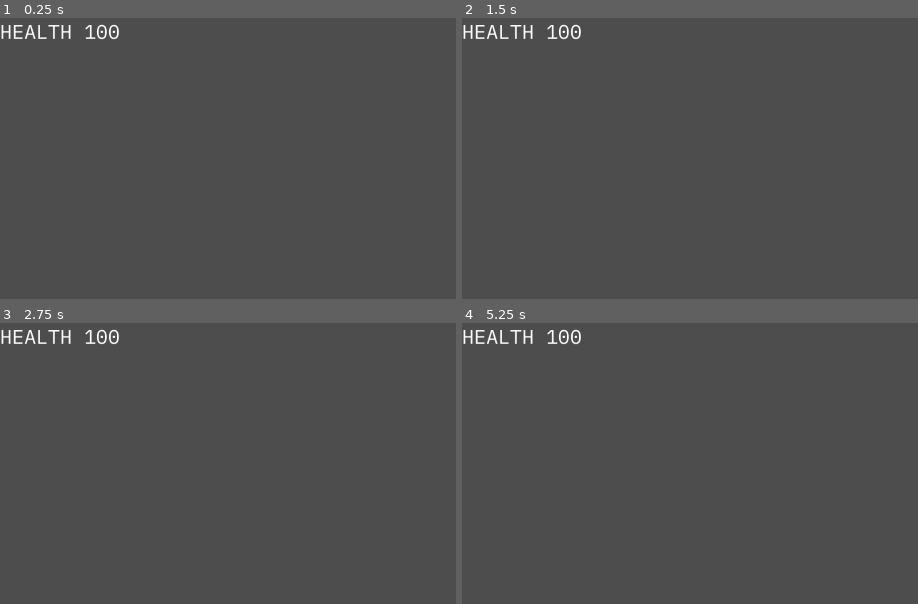
Above: before the commit, frames 1-4 (two rows, left to right).
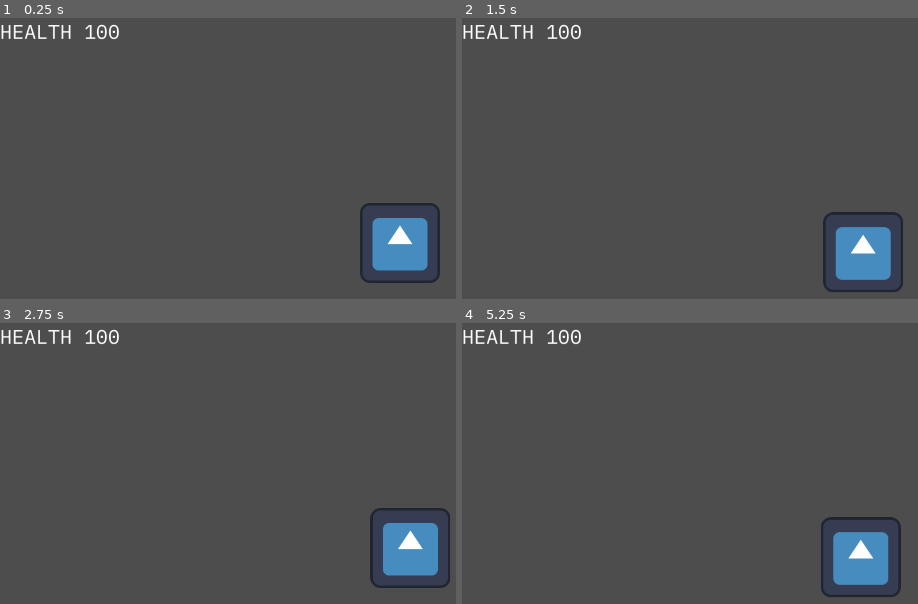
Above: after the commit, the same moments.

Repository: kevinfiddick/kill-switch
Game: Godot game, scene res://Main.tscn
Same seed, same stepped clock (60 frames per second), same inputs: the game is played once before the commit and once after it. Before the commit the project starts from res://HUD.tscn. The engine's default icon, where the game draws it, is replaced by a stand-in: a white triangle on a blue panel in a dark square.
Inputs:
- Up to frame 1 (0.25 s): no input
- Up to frame 2 (1.5 s): tap Enter at 0.5 s; hold D (Right) 0.53-1.28 s; tap Space at 1.25 s; hold Down (Down) from 1.28 s (still down)
- Up to frame 3 (2.75 s): tap Enter at 2 s; release Down (Down) at 2.03 s; hold D (Right) from 2.03 s (still down)
- Up to frame 4 (5.25 s): tap Space at 2.75, 4.25 s; release D (Right) at 2.78 s; hold Up (Up) 2.78-3.53 s; tap Enter at 3.5 s; hold Left (Left) 3.53-5.03 s; hold Down (Down) from 5.03 s (still down)

The runs differ from the first frame. In frame 1, 3.0% of the frame differs, in the area x 78-97%, y 65-95%; in frame 2, 3.0%, in the area x 79-97%, y 69-98%; in frame 3, 2.9%; in frame 4, 3.0%.

Commit message:
Update project.godot

Diff:
--- a/project.godot
+++ b/project.godot
@@ -10,8 +10,8 @@
 
 [application]
 
-config/name="2025 Game"
-run/main_scene="res://HUD.tscn"
+config/name="Kill Switch"
+run/main_scene="res://Main.tscn"
 config/features=PackedStringArray("4.3", "GL Compatibility")
 config/icon="res://icon.svg"
 
